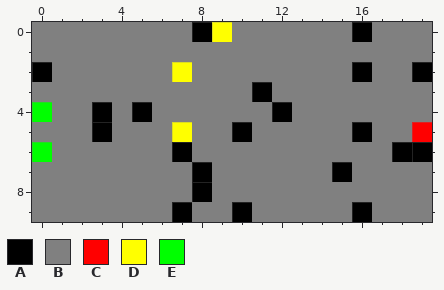
Two states of a pixel-art sprite, CPS-Projet/saved.png. The picture above was drawn from the file before the commit.
The file is 800x400 pixels, drawn in blocks of 40x40; one block is one cell here.
Palette (. is transparent): A #000000  B #808080  C #ff0000  D #ffff00  E #00ff00
Pixels before, first column x 0:
 0 BBBBBBBBADBBBBBBABBB
 1 BBBBBBBBBBBBBBBBBBBB
 2 ABBBBBBDBBBBBBBBABBA
 3 BBBBBBBBBBBABBBBBBBB
 4 EBBABABBBBBBABBBBBBB
 5 BBBABBBDBBABBBBBABBC
 6 EBBBBBBABBBBBBBBBBAA
 7 BBBBBBBBABBBBBBABBBB
 8 BBBBBBBBABBBBBBBBBBB
 9 BBBBBBBABBABBBBBABBB
And afterwards:
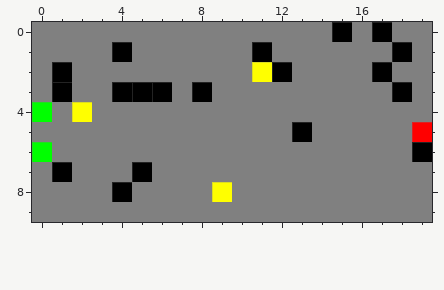
Change:
The edit turns colour B into colour A in row 0 at x 15 and 17; in row 1 at x 4, 11 and 18; in row 2 at x 1, 12 and 17; in row 3 at x 1, 4 to 6, 8 and 18; in row 5 at x 13; in row 7 at x 1 and 5.
The edit turns colour B into colour A in row 8 at x 4.
The edit turns colour A into colour B in row 0 at x 8 and 16; in row 2 at x 0, 16 and 19; in row 3 at x 11; in row 4 at x 3, 5 and 12; in row 5 at x 3, 10 and 16; in row 6 at x 7 and 18.
The edit turns colour A into colour B in row 7 at x 8 and 15; in row 8 at x 8; in row 9 at x 7, 10 and 16.
The edit turns colour D into colour B in row 0 at x 9; in row 2 at x 7; in row 5 at x 7.
The edit turns colour B into colour D in row 2 at x 11; in row 4 at x 2; in row 8 at x 9.
